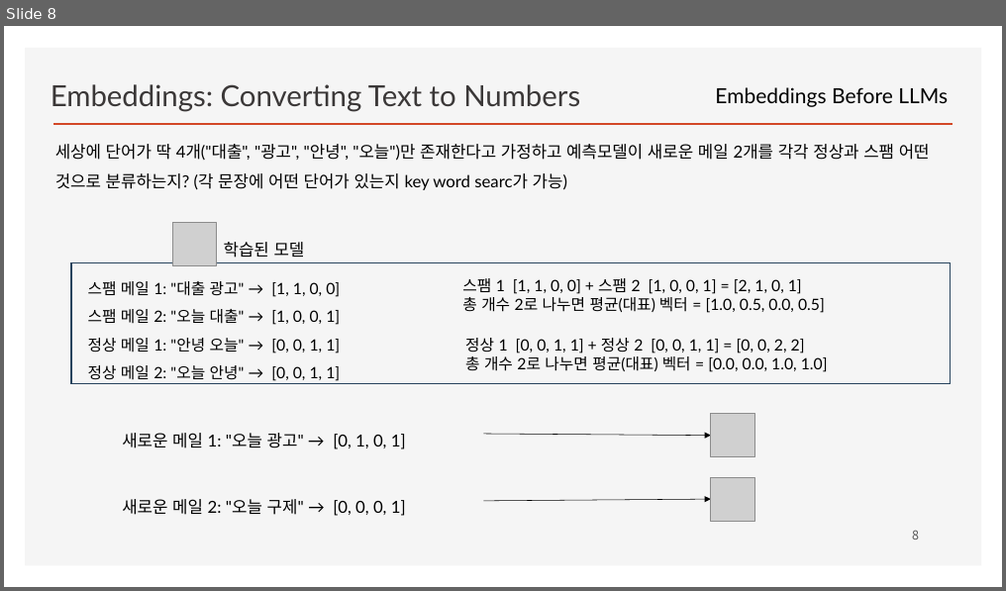
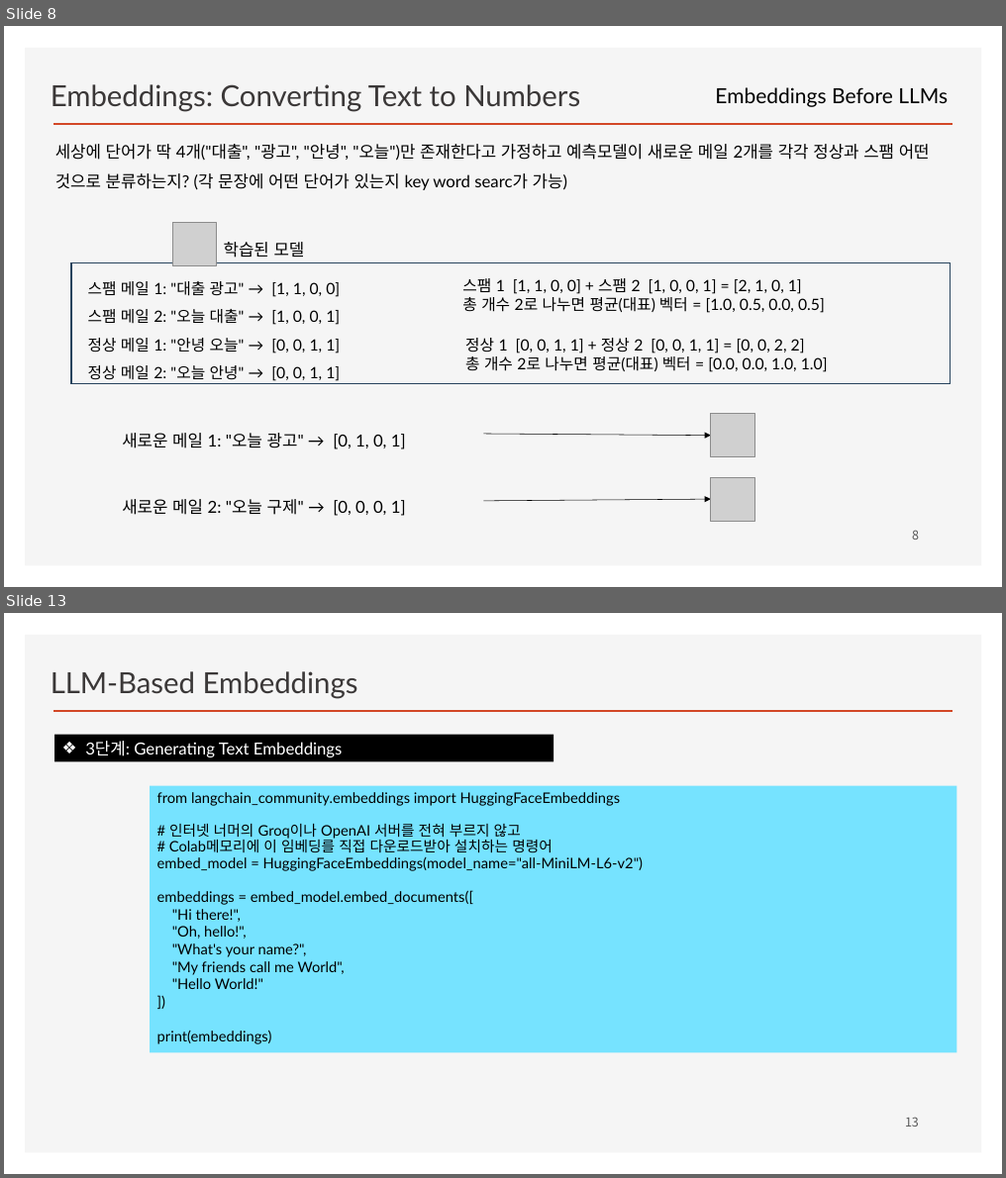
Before and after one commit to ancestor9/2026_Fall_Learning-Langchain-AI-Agent, a slide deck: CHAPTER 2 RAG Part I_Indexing Your Data.pptx. Shown one above the other, each under a label of ours: slide 8 before the commit, slides 8 and 13 after it; the slides between them are not shown. The pictures are 1006x591 and 1006x1178 pixels, drawn with LibreOffice and Linux fonts; fonts in the diff are those of the drawing; grey boxes stand for pictures; background and template pictures are left out. Boxes give left, top, right and bottom in pixels: in the first picture for what was removed or moved away, otherwise in the second. Text is boxed around its words. In the diff, an @@ line names an element or a change of style, - is before the commit and + after.

```diff
--- a/CHAPTER 2 RAG Part I_Indexing Your Data.pptx
+++ b/CHAPTER 2 RAG Part I_Indexing Your Data.pptx
@@ slide 13 added at bbox=[4, 613, 1002, 1174], background #FFFFFF; not listed: 2 template elements that a slide beside it also shows @@
@@ text added at bbox=[51, 671, 358, 698], 28 pt, text #3B3838 @@
+LLM-Based Embeddings
@@ rectangle added at bbox=[54, 735, 554, 761], fill #000000, 16 pt, text #FFFFFF @@
+❖ 3단계: Generating Text Embeddings
@@ rectangle added at bbox=[150, 786, 957, 1054], fill #76E3FF, 14 pt, text #000000 @@
+from langchain_community.embeddings import HuggingFaceEmbeddings
+# 인터넷 너머의 Groq이나 OpenAI 서버를 전혀 부르지 않고
+# Colab메모리에 이 임베딩를 직접 다운로드받아 설치하는 명령어
+embed_model = HuggingFaceEmbeddings(model_name="all-MiniLM-L6-v2")
+embeddings = embed_model.embed_documents([
+"Hi there!",
+"Oh, hello!",
+"What's your name?",
+"My friends call me World",
+"Hello World!"
+])
+print(embeddings)
@@ page number added at bbox=[905, 1117, 919, 1127], 12 pt, text #595959 @@
+13
```
Also in this commit, not shown: 4 slides changed, 4 other slides added.
